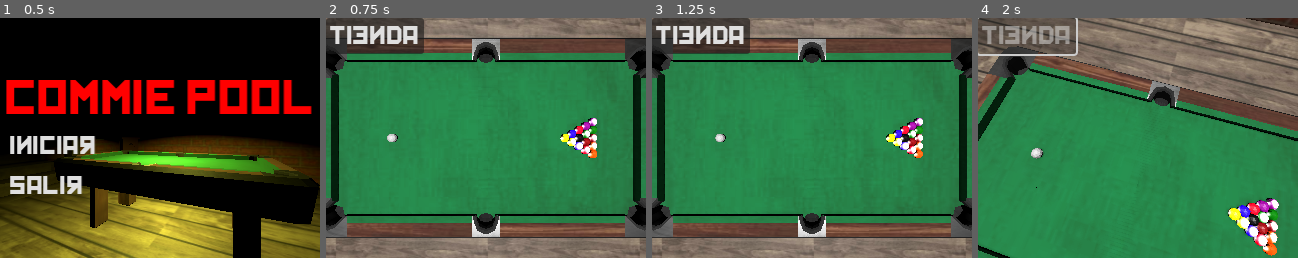
Above: before the commit, frames 1-4 (left to right).
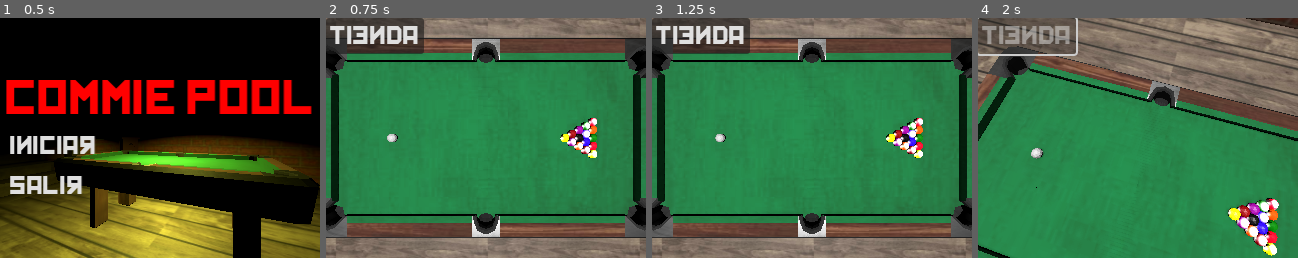
Above: after the commit, the same moments.

Repository: Corcho4433/commiepool-sourcecode
Game: Godot game, scene res://scenes/mainmenu.tscn
Two runs of this game, one before a commit and one after it. Both use one fixed random seed, a clock stepped at 60 frames per second and the inputs below.
Inputs:
- Up to frame 1 (0.5 s): no input
- Up to frame 2 (0.75 s): click "Iniciar" at 0.5 s
- Up to frame 3 (1.25 s): no input
- Up to frame 4 (2 s): click "Tienda" at 1.25 s

Frame 1 is identical in both runs. In frame 2, 0.7% of the frame differs, in the area x 75-85%, y 41-59%; in frame 3, 0.7%; in frame 4, 1.4%, in the area x 80-95%, y 75-100%.

Commit message:
created GUI class and added random spawn

Diff:
--- a/scenes/GameScene.tscn
+++ b/scenes/GameScene.tscn
@@ -23,13 +23,6 @@
 custom_solver_bias = 0.025
 radius = 0.05
 
-[sub_resource type="StyleBoxFlat" id="StyleBoxFlat_eot5k"]
-bg_color = Color(0, 0, 0, 1)
-corner_radius_top_left = 20
-corner_radius_top_right = 20
-corner_radius_bottom_right = 20
-corner_radius_bottom_left = 20
-
 [sub_resource type="ArrayMesh" id="ArrayMesh_3b3xh"]
 _surfaces = [{
 "aabb": AABB(-0.027633, -0.029055, -0.029055, 0.055266, 0.05811, 0.05811),
@@ -42,6 +35,13 @@
 "vertex_count": 240,
 "vertex_data": PackedByteArray(61, 185, 29, 19, 140, 167, 162, 179, 255, 127, 0, 0, 255, 127, 162, 179, 34, 106, 29, 19 …(13225 unchanged characters)…
 }]
+
+[sub_resource type="StyleBoxFlat" id="StyleBoxFlat_eot5k"]
+bg_color = Color(0, 0, 0, 1)
+corner_radius_top_left = 20
+corner_radius_top_right = 20
+corner_radius_bottom_right = 20
+corner_radius_bottom_left = 20
 
 [node name="GameScene" type="Node3D"]
 script = ExtResource("1_1s41a")
@@ -103,21 +103,7 @@
 script = ExtResource("5_e2yek")
 cameraNode = NodePath("../Camera3D")
 cueBall = NodePath("CueBall")
-chargeBar = NodePath("RichTextLabel")
-
-[node name="RichTextLabel" type="RichTextLabel" parent="CueComponent"]
-visible = false
-offset_left = 139.0
-offset_top = 131.0
-offset_right = 207.0
-offset_bottom = 157.0
-theme_override_styles/normal = SubResource("StyleBoxFlat_eot5k")
-bbcode_enabled = true
-text = "[center] 0%"
-fit_content = true
-scroll_active = false
-
-[node name="palo_pool" parent="CueComponent" instance=ExtResource("10_j1a6t")]
+chargeBar = NodePath("../GUIComponent/RichTextLabel")
 
 [node name="CueBall" parent="CueComponent" node_paths=PackedStringArray("cameraNode") instance=ExtResource("4_lnexn")]
 transform = Transform3D(1, 0, 0, 0, 1, 0, 0, 0, 1, 0, -0.0378553, 0.575699)
@@ -130,6 +116,26 @@
 
 [node name="TurnComponent" type="Node" parent="."]
 script = ExtResource("12_wiqqh")
+
+[node name="GUIComponent" type="Node" parent="." node_paths=PackedStringArray("cueStickNode", "chargeBar", "camera")]
+script = ExtResource("13_syd34")
+cueStickNode = NodePath("palo_pool")
+chargeBar = NodePath("RichTextLabel")
+camera = NodePath("../Camera3D")
+
+[node name="palo_pool" parent="GUIComponent" instance=ExtResource("10_j1a6t")]
+
+[node name="RichTextLabel" type="RichTextLabel" parent="GUIComponent"]
+visible = false
+offset_left = 139.0
+offset_top = 131.0
+offset_right = 207.0
+offset_bottom = 157.0
+theme_override_styles/normal = SubResource("StyleBoxFlat_eot5k")
+bbcode_enabled = true
+text = "[center] 0%"
+fit_content = true
+scroll_active = false
 
 [node name="Light" type="Node3D" parent="."]
 
@@ -148,14 +154,10 @@
 shadow_bias = 0.0
 omni_attenuation = 0.732043
 
-[node name="GUIComponent" type="Node" parent="."]
-script = ExtResource("13_syd34")
-
 [connection signal="ball_exited_playable_area" from="PoolTable/PlayableAreaCollision" to="BallArrayComponent" method="ball_exited_playable_area"]
 [connection signal="ball_exited_playable_area" from="PoolTable/PlayableAreaCollision" to="TurnComponent" method="_ball_scored"]
 [connection signal="ball_entered_hole" from="PoolTable/HoleCollisionDisabler" to="BallArrayComponent" method="ball_entered_hole"]
 [connection signal="pressed" from="Tienda" to="Camera3D" method="_on_tienda_pressed"]
-[connection signal="ball_strike" from="CueComponent" to="." method="_on_cue_ball_strike"]
 [connection signal="ball_strike" from="CueComponent" to="TurnComponent" method="_on_cue_component_ball_strike"]
 [connection signal="body_entered" from="CueComponent/CueBall" to="CueComponent/CueBall" method="_on_body_entered"]
 [connection signal="cue_ball_clicked" from="CueComponent/CueBall" to="CueComponent" method="_on_cue_ball_clicked"]
--- a/scripts/CueComponent.gd
+++ b/scripts/CueComponent.gd
@@ -8,8 +8,7 @@
 var cameraNode : Camera3D
 @export
 var cueBall : RigidBody3D
-@onready
-var cueMesh : MeshInstance3D = get_node("palo_pool/Cylinder")
+
 @export
 var chargeBar : RichTextLabel
 var chargeBarPercentage : int
@@ -25,6 +24,7 @@
 
 
 var appliedForce : Vector3
+var oldDirection : Vector3
 var direction : Vector3
 var distance : float
 @export var FORCE_MULTIPLIER : float = 9
@@ -33,55 +33,29 @@
 const  MAX_DISTANCE : float = 0.4
 
 
-func _ready():
-	GameEvent.change_turn.connect(_change_cue_color)
-	_change_cue_color(1)
+
 
 # Called every frame. 'delta' is the elapsed time since the previous frame.
 func _process(_delta):
-
-	cueMesh.visible = isCueStickUsed
-
 	if isCueStickActive == false or isCueStickUsed == false: return
-
 	mousePosition = cameraNode.project_position(get_viewport().get_mouse_position(),1)
 	ballPosition = cueBall.position
 	appliedForce = getStrokePower(ballPosition,mousePosition)
-	displayCueStick()
-	displayChargeBar()
+	if oldDirection != direction:
+		GameEvent.update_cue_charge.emit(ballPosition,direction,distance)
+
 
 	if Input.is_action_just_released("LeftClick"):
 		isCueStickUsed = false
 		chargeBar.visible = false
 		applyStrokePower(appliedForce, Vector3.ZERO)
 		emit_signal("ball_strike")
+		GameEvent.cue_used_changed.emit()
 
+	oldDirection = direction
 
 func applyStrokePower(force : Vector3, spin : Vector3):
 	cueBall.apply_impulse(force, spin)
-
-
-func displayCueStick():
-	var cueRotation = Vector3(1.5708,atan2(direction.x,direction.z),0)
-	var minDistance = direction * -0.7
-	var cuePosition = ballPosition - (direction * distance) + minDistance
-	cueMesh.rotation = cueRotation
-	cueMesh.position = cuePosition
-
-func displayChargeBar():
-	var chargeBarPosition = ballPosition - (direction * distance)
-	var minDistance = direction * -0.15
-	chargeBarPercentage = int((distance / MAX_DISTANCE) * 100)
-	chargeBar.visible = true
-	chargeBar.position = cameraNode.unproject_position(chargeBarPosition + minDistance)
-
-	if oldChargeBarPercentage != chargeBarPercentage:
-		 #si en el frame no cambio la potencia no actualizar
-		oldChargeBarPercentage = chargeBarPercentage
-		setChargeBarText(chargeBarPercentage)
-
-
-
 
 func getStrokePower(ballPos: Vector3, shotPos: Vector3):
 	var forceVariation : float = randf_range(MIN_FORCE_VARIATION,MAX_FORCE_VARIATION)
@@ -90,38 +64,10 @@
 	distance = posDifference.length()
 	direction = posDifference.normalized()
 	if distance >= MAX_DISTANCE: distance = MAX_DISTANCE
-	return direction * (FORCE_MULTIPLIER * distance) * forceVariation
-
-
-
-
-func setChargeBarText(percentage: int):
-	var tags : String
-	if percentage >= 0 and percentage < 20:
-		tags = "[color=aqua][wave]"
-	elif percentage >= 20 and percentage < 40:
-		tags = "[color=green][wave]"
-	elif percentage >= 40 and percentage < 60:
-		tags = "[color=yellow][wave]"
-	elif percentage >= 60 and percentage < 90:
-		tags = "[color=red][shake]"
-	elif percentage >= 90:
-		tags = "[shake][rainbow]"
-	chargeBar.parse_bbcode("[center]" + tags)
-	chargeBar.add_text(str(percentage) + "%")
-	chargeBar.pop_all()
-
+	return direction * FORCE_MULTIPLIER * distance * forceVariation
 
 
 func _on_cue_ball_clicked():
-	if Input.is_action_pressed("LeftClick") == false or isCueStickActive == false: return
+	if Input.is_action_pressed("LeftClick") == false or isCueStickActive == false or isCueStickUsed == true: return
 	isCueStickUsed = true
-
-func _change_cue_color(turn : int):
-	var material : Material
-	if turn == 1:
-		material  = load("res://resources/materiales/palo1.tres")
-	elif turn == 2:
-		material = load("res://resources/materiales/palo2.tres")
-
-	cueMesh.set_surface_override_material(1,material)
+	GameEvent.cue_used_changed.emit()
--- a/scripts/GUIComponent.gd
+++ b/scripts/GUIComponent.gd
@@ -1,2 +1,66 @@
 extends Node
 class_name GUI
+
+@export var cueStickNode : Node3D
+@export var chargeBar : RichTextLabel
+@export var camera : Camera3D
+var _cueStick : MeshInstance3D
+
+const  MAX_DISTANCE : float = 0.4
+
+func _ready():
+	_cueStick = cueStickNode.get_node("Cylinder")
+	GameEvent.update_cue_charge.connect(update_cue_charge)
+	GameEvent.change_turn.connect(change_cue_color)
+	GameEvent.cue_used_changed.connect(change_cue_visibility)
+	change_cue_color(1)
+	change_cue_visibility()
+
+func update_cue_charge(ball_pos : Vector3, direction : Vector3, distance : float):
+	displayChargeBar(ball_pos,direction,distance)
+	displayCueStick(ball_pos,direction,distance)
+
+
+
+func change_cue_color(turn : int):
+	var material : Material
+	if turn == 1:
+		material  = load("res://resources/materiales/palo1.tres")
+	elif turn == 2:
+		material = load("res://resources/materiales/palo2.tres")
+	_cueStick.set_surface_override_material(1,material)
+
+func change_cue_visibility():
+	_cueStick.visible = !_cueStick.visible
+
+func displayCueStick(ball_pos : Vector3, direction : Vector3, distance : float):
+	var cueRotation : Vector3 = Vector3(1.5708,atan2(direction.x,direction.z),0)
+	var minDistance : Vector3 = direction * -0.7
+	var cuePosition : Vector3 = ball_pos - (direction * distance) + minDistance
+	_cueStick.rotation = cueRotation
+	_cueStick.position = cuePosition
+
+func displayChargeBar(ball_pos : Vector3, direction : Vector3, distance : float):
+	var chargeBarPosition : Vector3 = ball_pos - (direction * distance)
+	var minDistance : Vector3 = direction * -0.15
+	var chargeBarPercentage : int = int((distance / MAX_DISTANCE) * 100)
+	chargeBar.visible = true
+	chargeBar.position = camera.unproject_position(chargeBarPosition + minDistance)
+	setChargeBarText(chargeBarPercentage)
+
+
+func setChargeBarText(percentage: int):
+	var tags : String
+	if percentage >= 0 and percentage < 20:
+		tags = "[color=aqua][wave]"
+	elif percentage >= 20 and percentage < 40:
+		tags = "[color=green][wave]"
+	elif percentage >= 40 and percentage < 60:
+		tags = "[color=yellow][wave]"
+	elif percentage >= 60 and percentage < 90:
+		tags = "[color=red][shake]"
+	elif percentage >= 90:
+		tags = "[shake][rainbow]"
+	chargeBar.parse_bbcode("[center]" + tags)
+	chargeBar.add_text(str(percentage) + "%")
+	chargeBar.pop_all()
--- a/scripts/TurnComponent.gd
+++ b/scripts/TurnComponent.gd
@@ -41,7 +41,7 @@
 
 	if cueUsed == true and stillBall == true:
 		cueUsedFrames += 1
-		if cueUsedFrames >= 30:
+		if cueUsedFrames >= 2:
 			changeTurn()
 			print(turn)
 			cueUsed = false
--- a/scripts/ballArrays.gd
+++ b/scripts/ballArrays.gd
@@ -2,19 +2,22 @@
 class_name BallsArray
 
 
-var StartingArray = ["Ball12","Ball6","Ball15","Ball13","Ball5","Ball4","Ball14","Ball7","Ball11","Ball3","Ball8","Ball10","Ball2","Ball9","Ball1"]
+var StartingArray = ["Ball12","Ball6","Ball15","Ball13","Ball5","Ball4","Ball14","Ball7","Ball11","Ball3","Ball10","Ball2","Ball9"]
 var SmoothBalls = ["Ball1","Ball2","Ball3","Ball4","Ball5","Ball6","Ball7"]
 var StrippedBall = ["Ball9","Ball10","Ball11","Ball12","Ball13","Bal14","Ball15"]
 var CurrentArray : Array
 const  MOVEMENT_THRESHOLD : float = 0.01
 
+func _ready():
+	ShuffleBalls()
 
 func GetStartingArray():
 	return StartingArray
 
 func ShuffleBalls():
 	StartingArray.shuffle()
-	StartingArray.find("Ball1")
+	StartingArray.append("Ball1")
+	StartingArray.insert(10,"Ball8")
 
 func GenerateBalls():
 	var rows : int = 6
--- a/scripts/camarajuego.gd
+++ b/scripts/camarajuego.gd
@@ -39,4 +39,3 @@
 		var vector = CameraDictionary[state][step][1]
 		var duration = CameraDictionary[state][step][2]
 		tween.tween_property(self,property, vector , duration)
-	pass
--- a/scripts/game_event.gd
+++ b/scripts/game_event.gd
@@ -2,3 +2,5 @@
 
 signal cue_ball_hit_ball(ball_name : String)
 signal change_turn(turn : int)
+signal update_cue_charge(ball_position : Vector3, direction : Vector3, distance : Vector3)
+signal cue_used_changed()
